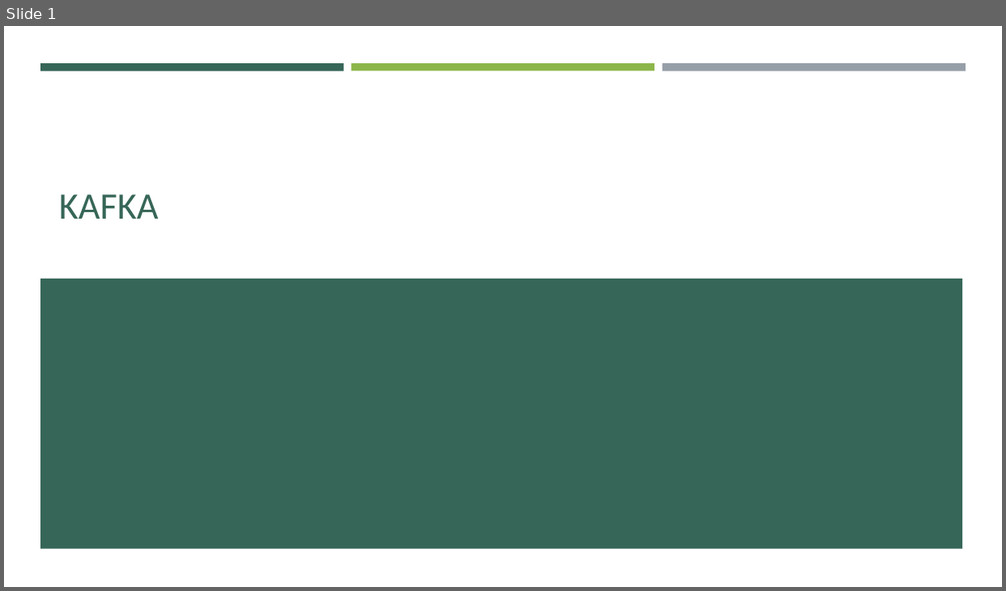
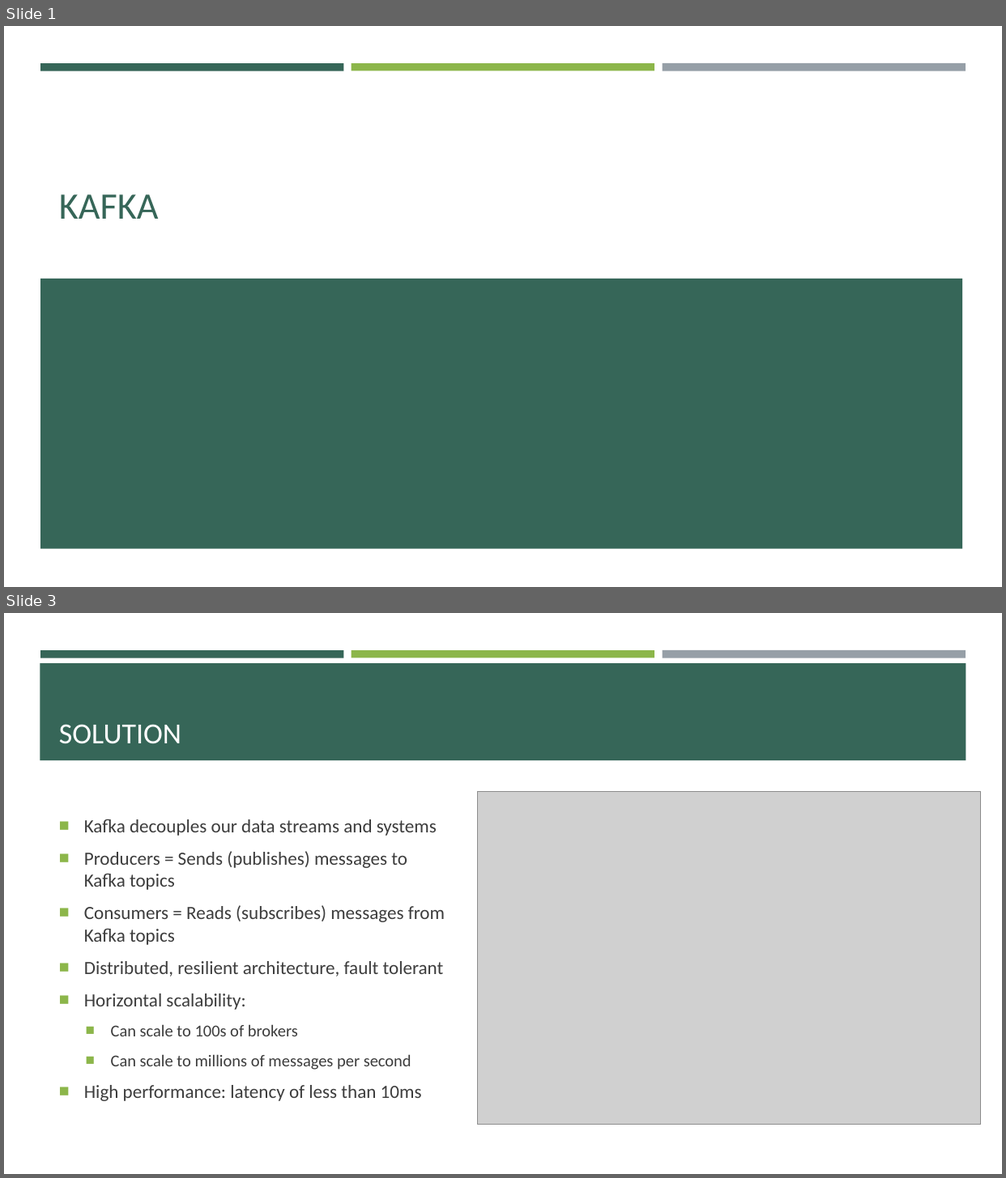
Before and after one commit to e-m-wilson/data_engineering, a slide deck: kafka/Kafka.pptx. Shown one above the other, each under a label of ours: slide 1 before the commit, slides 1 and 3 after it; the slides between them are not shown. The pictures are 1006x591 and 1006x1178 pixels, drawn with LibreOffice and Linux fonts; fonts in the diff are those of the drawing; grey boxes stand for pictures. Boxes give left, top, right and bottom in pixels: in the first picture for what was removed or moved away, otherwise in the second. Text is boxed around its words. In the diff, an @@ line names an element or a change of style, - is before the commit and + after.

```diff
--- a/kafka/Kafka.pptx
+++ b/kafka/Kafka.pptx
@@ slide 3 added at (x1=4, y1=613, x2=1002, y2=1174), background #FFFFFF; not listed: 3 template elements that a slide beside it also shows @@
@@ rectangle added at (x1=40, y1=663, x2=966, y2=760), fill #366658 @@
@@ title added at (x1=59, y1=724, x2=181, y2=744), 28 pt, text #FFFFFF @@
+SOLUTION
@@ picture added at (x1=477, y1=791, x2=981, y2=1124) @@
@@ text added at (x1=84, y1=819, x2=445, y2=1101), 18 pt, text #3D3D3D @@
+■ Kafka decouples our data streams and systems
+■ Producers = Sends (publishes) messages to Kafka topics
+■ Consumers = Reads (subscribes) messages from Kafka topics
+■ Distributed, resilient architecture, fault tolerant
+■ Horizontal scalability:
+  ■ Can scale to 100s of brokers
+  ■ Can scale to millions of messages per second
+■ High performance: latency of less than 10ms
```
Also in this commit, not shown: 3 other slides added, 5 other files.
